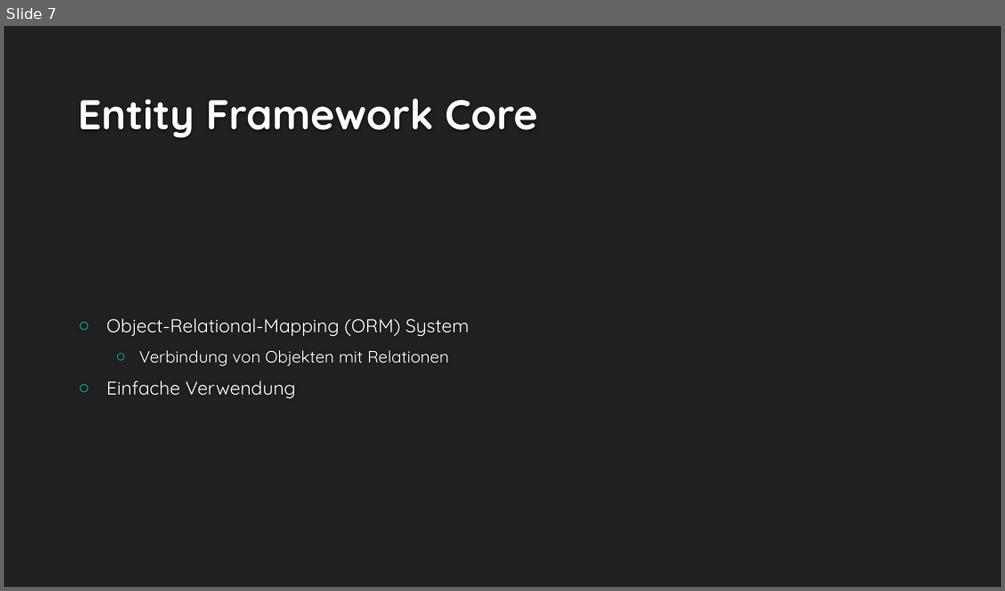
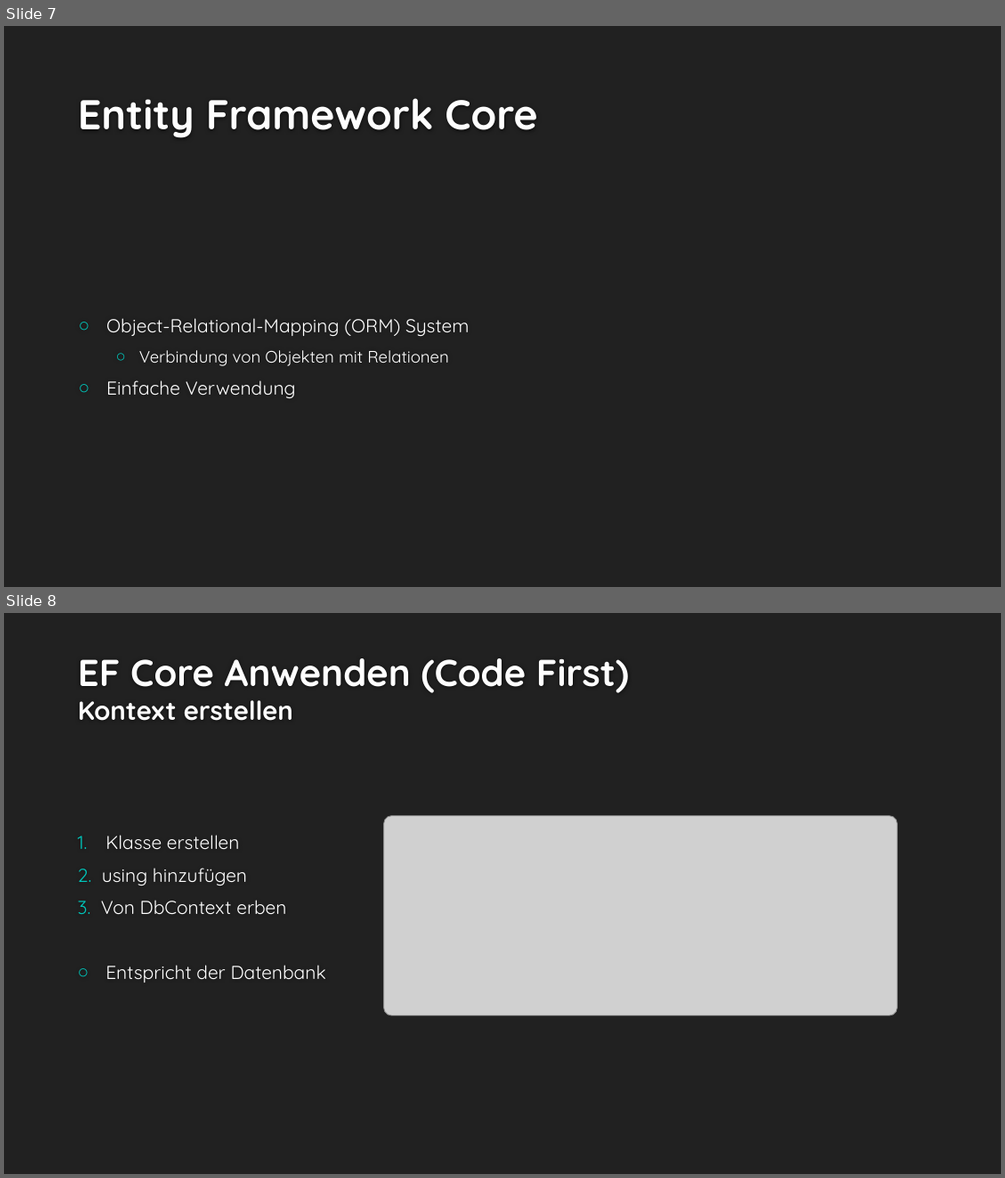
Before and after one commit to MarioCake/AS_Abgaben, a slide deck: Projekt/Präsentation/Cookie Clicker.pptx. Shown one above the other, each under a label of ours: slide 7 before the commit, slides 7 and 8 after it. The pictures are 1005x591 and 1005x1178 pixels, drawn with LibreOffice and Linux fonts; fonts in the diff are those of the drawing; grey boxes stand for pictures; background and template pictures are left out. Boxes give left, top, right and bottom in pixels: in the first picture for what was removed or moved away, otherwise in the second. Text is boxed around its words. In the diff, an @@ line names an element or a change of style, - is before the commit and + after.

```diff
--- a/Projekt/Präsentation/Cookie Clicker.pptx
+++ b/Projekt/Präsentation/Cookie Clicker.pptx
@@ slide 8 added at <box>4,613,1001,1174</box>, background #212121 @@
@@ title added at <box>78,658,629,721</box>, 36 pt, text #FEFEFE, bold @@
+EF Core Anwenden (Code First)
+Kontext erstellen
@@ picture added at <box>384,816,897,1015</box> @@
@@ text added at <box>101,835,326,982</box>, 18 pt, text #FFFFFF @@
+1. Klasse erstellen
+2. using hinzufügen
+3. Von DbContext erben
+○ Entspricht der Datenbank
```
Also in this commit, not shown: 5 slides changed, 11 other slides added.
